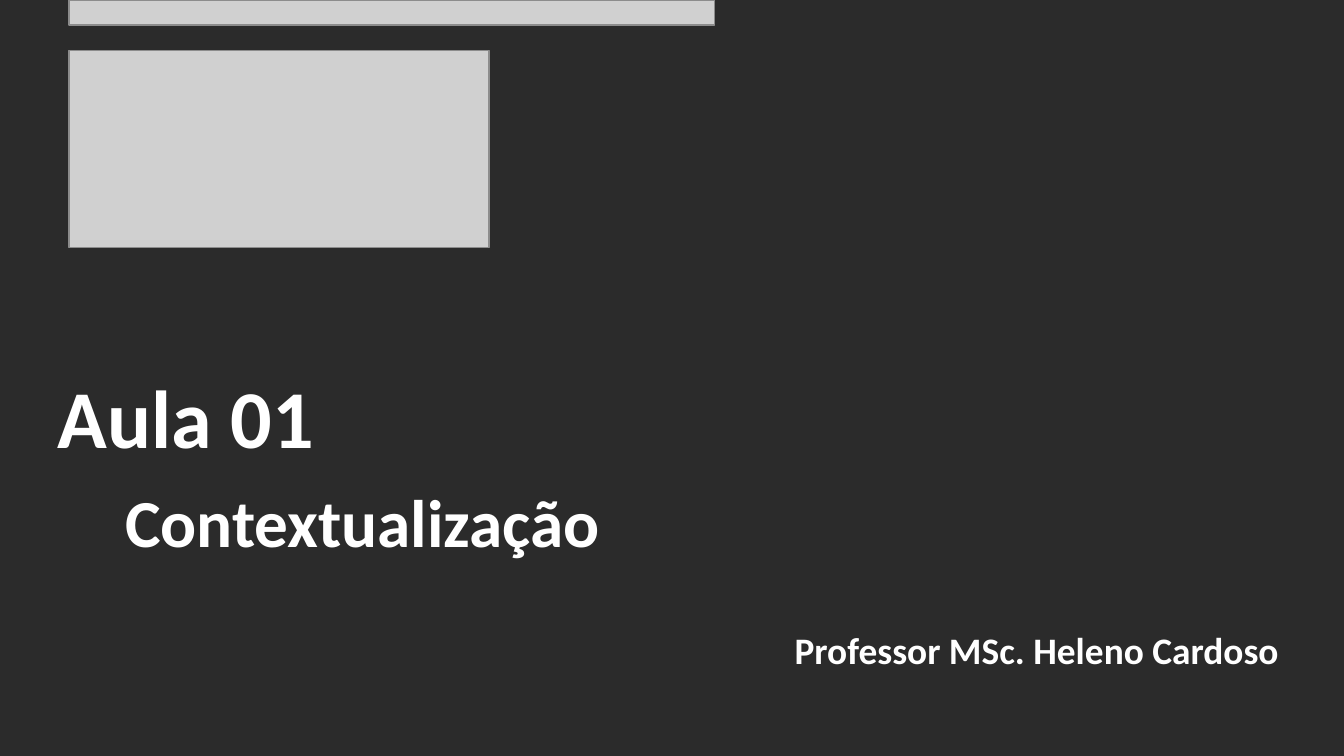
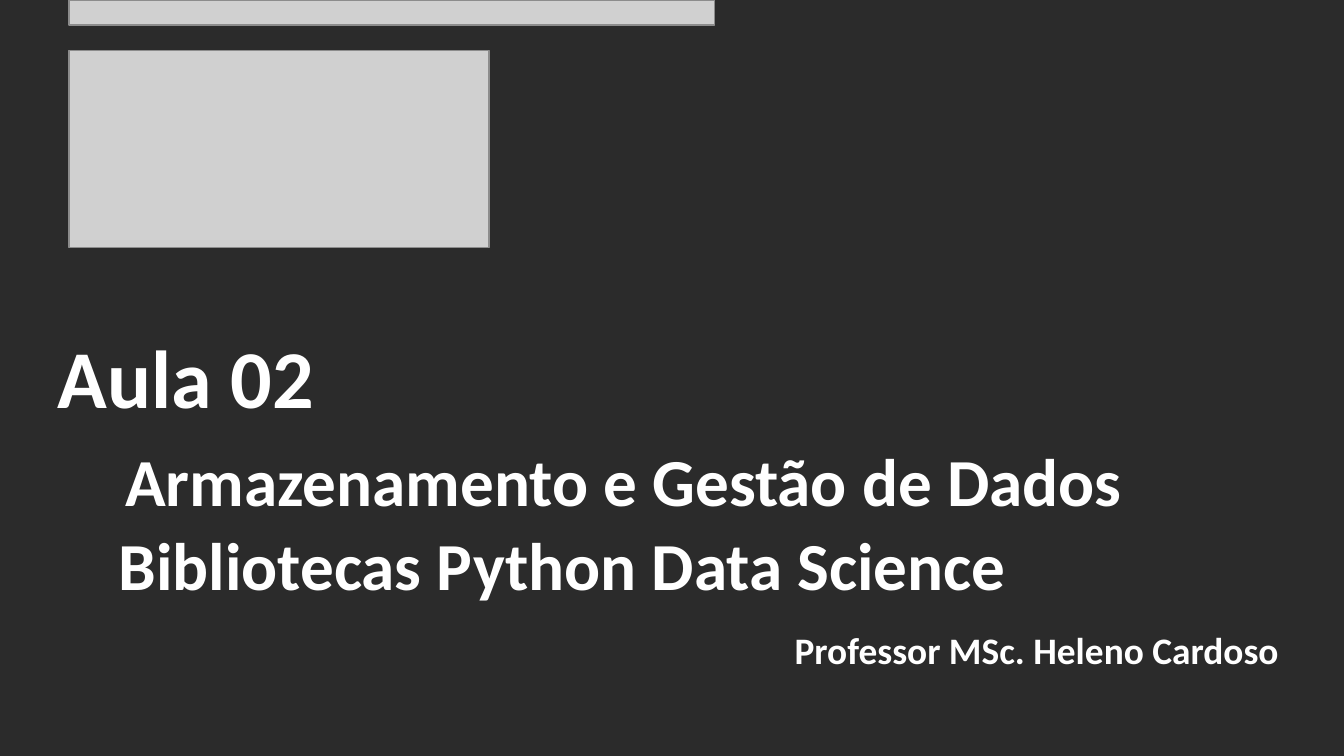
Before and after one commit to CloudEducationBrazil/WydenPythonBigData, a slide deck: slide 2 of 01 Classes/Aula 02 - Python Big Data.pptx. Drawn at 1344x756 pixels with LibreOffice and Linux fonts; fonts in the diff are those of the drawing; grey boxes stand for pictures; background and template pictures are left out; a plain dark background stands for a picture behind light text. Boxes give left, top, right and bottom in pixels: in the first picture for what was removed or moved away, otherwise in the second. Text is boxed around its words. In the diff, an @@ line names an element or a change of style, - is before the commit and + after.

Commit message:
Ajuste ppt aulas Python Big Data

```diff
--- a/01 Classes/Aula 02 - Python Big Data.pptx
+++ b/01 Classes/Aula 02 - Python Big Data.pptx
@@ title at (x1=58, y1=350, x2=1121, y2=601): text changed @@
-Aula 01
-Contextualização
+Aula 02
+Armazenamento e Gestão de Dados
+Bibliotecas Python Data Science
```
Also in this commit, not shown: 5 other slides changed, 5 slides added, 22 other files.
